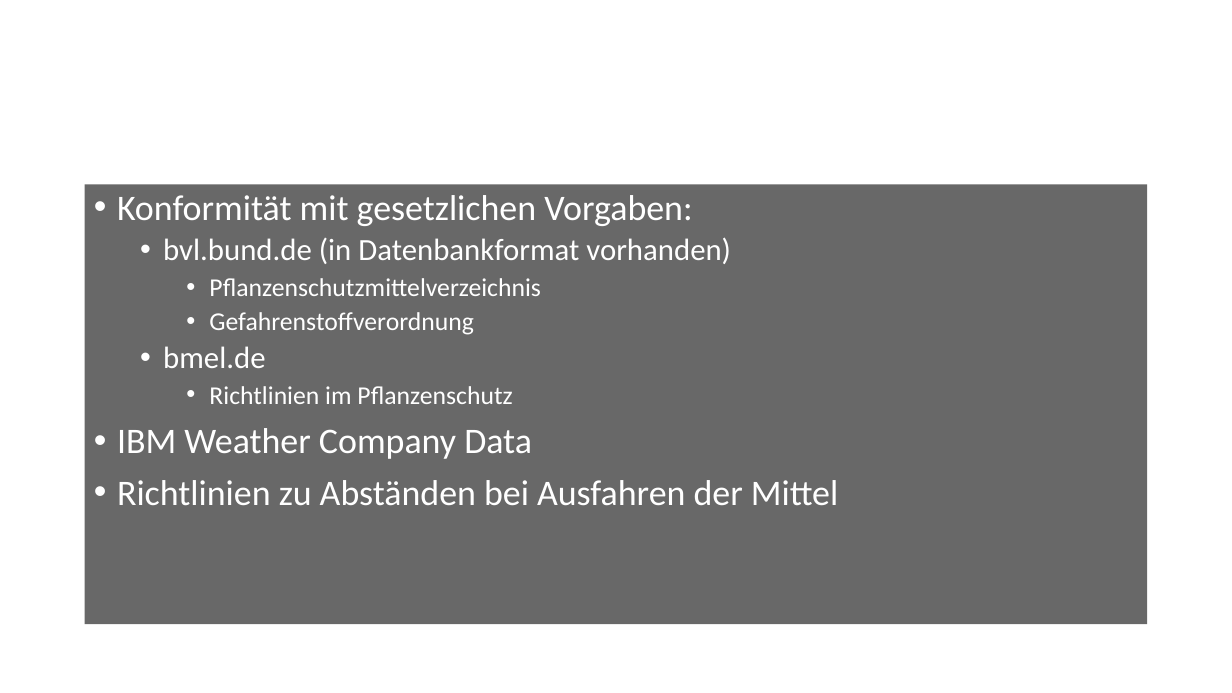
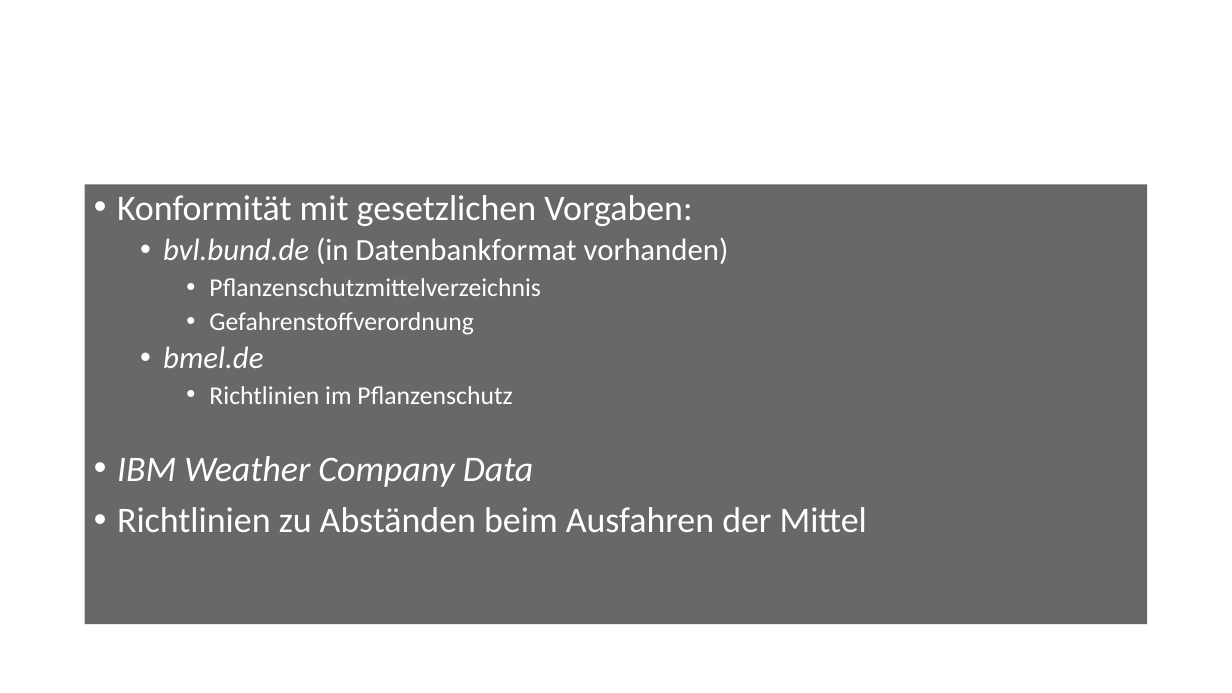
Before and after one commit to HansBambel/cognitivefarming, a slide deck: slide 4 of Cognitive Computing Hackathon 2016.pptx. Drawn at 1232x693 pixels with LibreOffice and Linux fonts; fonts in the diff are those of the drawing; background and template pictures are left out. Boxes give left, top, right and bottom in pixels: in the first picture for what was removed or moved away, otherwise in the second. Text is boxed around its words. In the diff, an @@ line names an element or a change of style, - is before the commit and + after.

```diff
--- a/Cognitive Computing Hackathon 2016.pptx
+++ b/Cognitive Computing Hackathon 2016.pptx
@@ text at (117, 237, 729, 487): italic on in "bvl.bund.de", "bmel.de", "IBM Weather Company Data" @@
@@ text at (117, 507, 867, 532): text changed @@
-• Richtlinien zu Abständen bei Ausfahren der Mittel
+• Richtlinien zu Abständen beim Ausfahren der Mittel
```
Also in this commit, not shown: 5 other slides changed.
